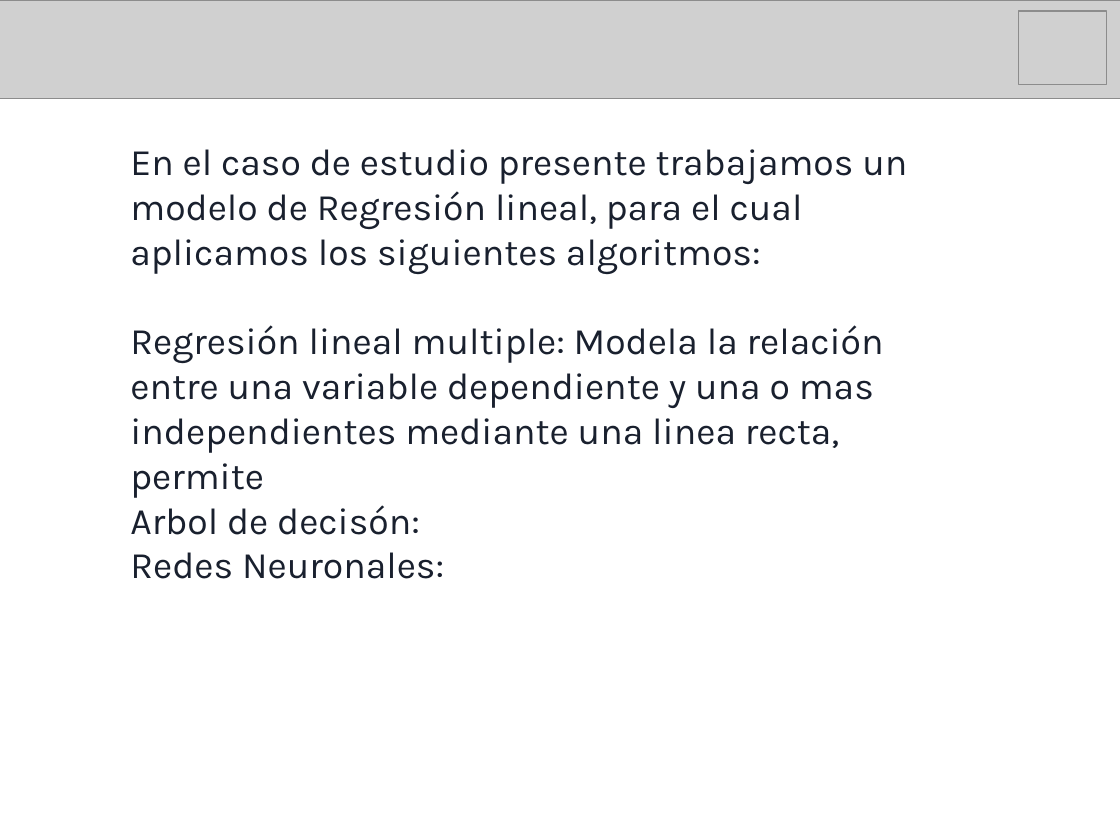
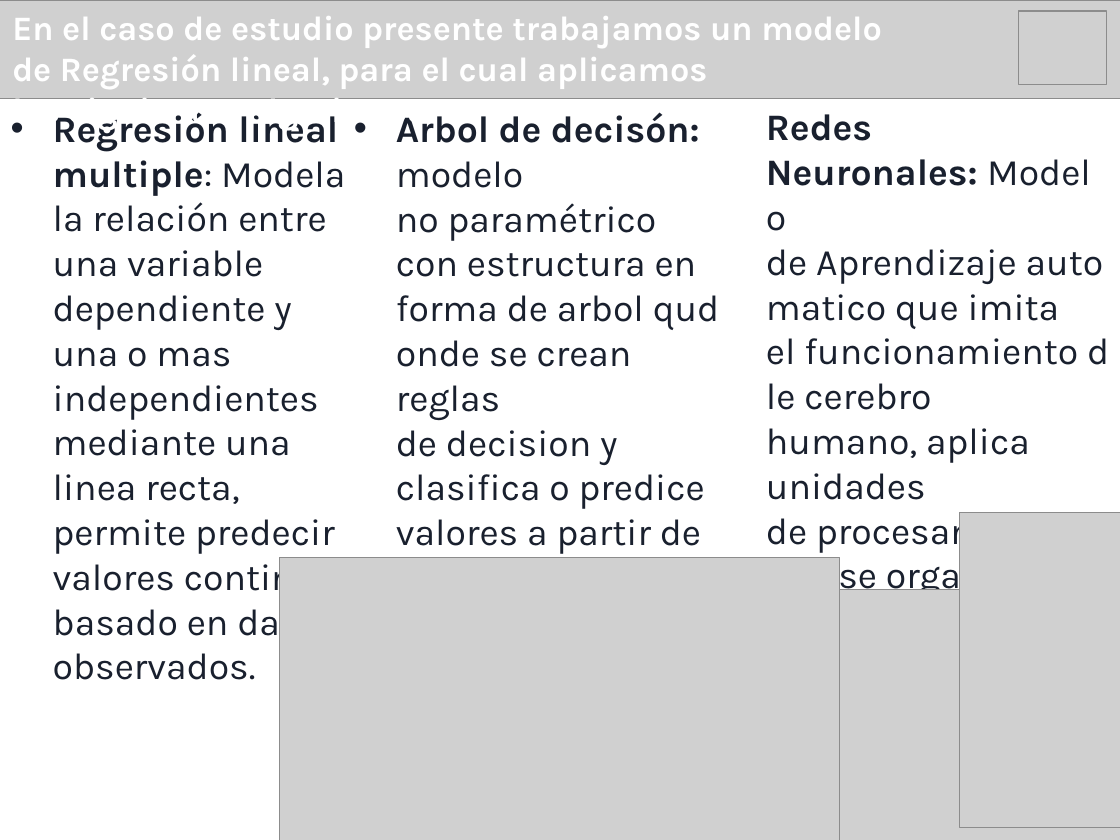
Before and after one commit to IgnGGA/grupo9, a slide deck: slide 5 of presentación/presentaciónDosMineriaDeDatos.pptx. Drawn at 1120x840 pixels with LibreOffice and Linux fonts; fonts in the diff are those of the drawing; grey boxes stand for pictures. Boxes give left, top, right and bottom in pixels: in the first picture for what was removed or moved away, otherwise in the second. Text is boxed around its words. In the diff, an @@ line names an element or a change of style, - is before the commit and + after.

Commit message:
Se realizan modificaciones en el df, para aplicar el neuralnet. A artir de ello poder avanzar en el proyecto

```diff
--- a/presentación/presentaciónDosMineriaDeDatos.pptx
+++ b/presentación/presentaciónDosMineriaDeDatos.pptx
@@ text added at [12, 16, 882, 132], 22 pt, text #FFFFFF, bold @@
+En el caso de estudio presente trabajamos un modelo de Regresión lineal, para el cual aplicamos los siguientes algoritmos:
@@ text at [53, 112, 356, 680]: text changed @@
-En el caso de estudio presente trabajamos un modelo de Regresión lineal, para el cual aplicamos los siguientes algoritmos:
-Regresión lineal multiple: Modela la relación entre una variable dependiente y una o mas independientes mediante una linea recta, permite
-Arbol de decisón:
-Redes Neuronales:
+• Regresión lineal multiple: Modela la relación entre una variable dependiente y una o mas independientes mediante una linea recta, permite predecir valores continuos basado en datos observados.
@@ text added at [396, 112, 705, 558], 24 pt, text #19202E @@
+• Arbol de decisón: modelo no paramétrico con estructura en forma de arbol qudonde se crean reglas de decision y clasifica o predice valores a partir de datos mediante la division recursiva del cojunto.
@@ text added at [766, 114, 1078, 643], 24 pt, text #19202E @@
+Redes Neuronales: Modelo de Aprendizaje automatico que imita el funcionamiento dle cerebro humano, aplica unidades de procesamiento que se organizan en capas interconectadas.
@@ picture added at [959, 513, 1120, 828] @@
@@ picture added at [280, 558, 840, 840] @@
@@ picture added at [736, 589, 1120, 840] @@
```
Also in this commit, not shown: 1 other slide changed, 2 slides added, 2 slides removed, 3 other files.
